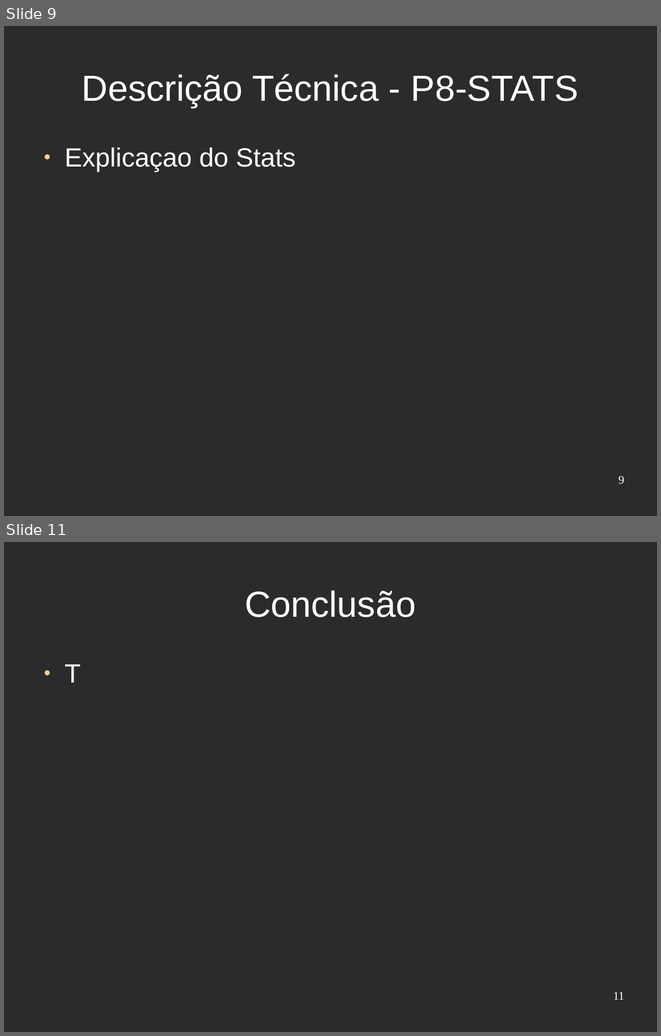
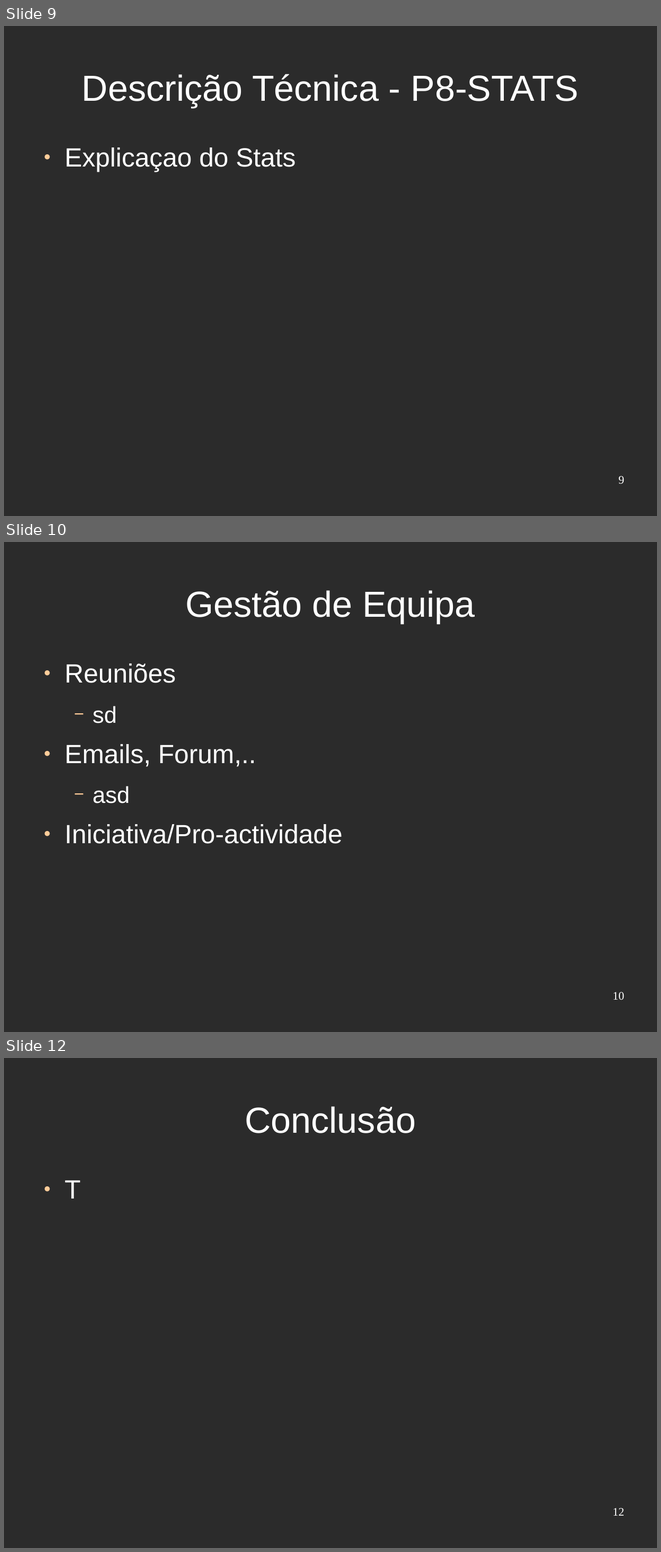
Before and after one commit to djjorjinho/mutworange_2011, a slide deck: documents/presentation/apresentacao_portugal.odp. Shown one above the other, each under a label of ours: slides 9 and 11 before the commit, slides 9, 10 and 12 after it; the slides between them are not shown. The pictures are 661x1036 and 661x1552 pixels, drawn with LibreOffice and Linux fonts; fonts in the diff are those of the drawing; background and template pictures are left out; a plain dark background stands for a picture behind light text. Boxes give left, top, right and bottom in pixels: in the first picture for what was removed or moved away, otherwise in the second. Text is boxed around its words. In the diff, an @@ line names an element or a change of style, - is before the commit and + after.

```diff
--- a/documents/presentation/apresentacao_portugal.odp
+++ b/documents/presentation/apresentacao_portugal.odp
@@ slide 10 added at [4, 542, 657, 1032], background picture (left out) @@
@@ title added at [185, 590, 475, 623], 44 pt, text #FFFFFF @@
+Gestão de Equipa
@@ text added at [64, 663, 342, 844], 32 pt, text #FFFFFF @@
+● Reuniões
+  − sd
+● Emails, Forum,..
+  − asd
+● Iniciativa/Pro-actividade
@@ page number added at [612, 991, 624, 999], 14 pt, text #FFFFFF @@
+10
@@ what was slide 11 is now slide 12 @@
@@ page number at [612, 1507, 624, 1515]: text changed @@
-11
+12
```
Also in this commit, not shown: 2 slides changed.
